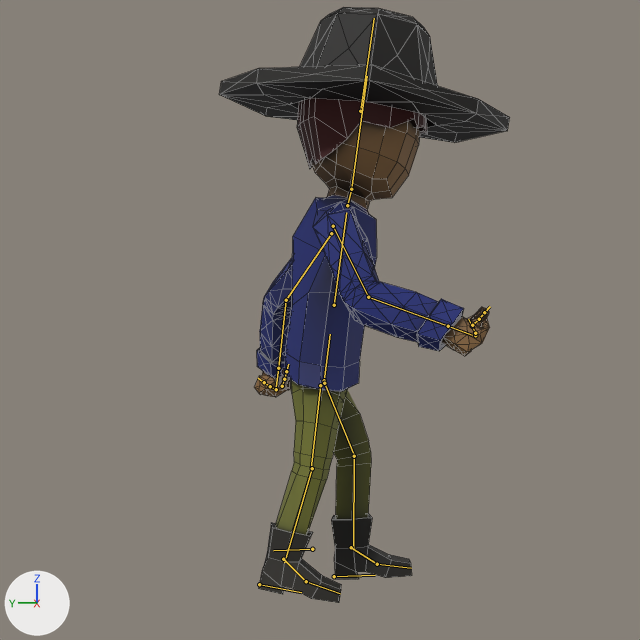
Before and after pictures for a commit that changed the Blender file art/ray/project.blend.
Before and after are seen from the file's camera 'Right-Camera'. Every picture has the same lights, and +X, +Y and +Z are marked at lower left. The first picture is the older version. Both versions are drawn at frame 1 of the action 'Run-1'; the numbers are the values there. The bones that change, and the others that lie on the model, are drawn over the model as lines. Mesh edges are drawn as thin lines.

The first picture shows 'Character'.
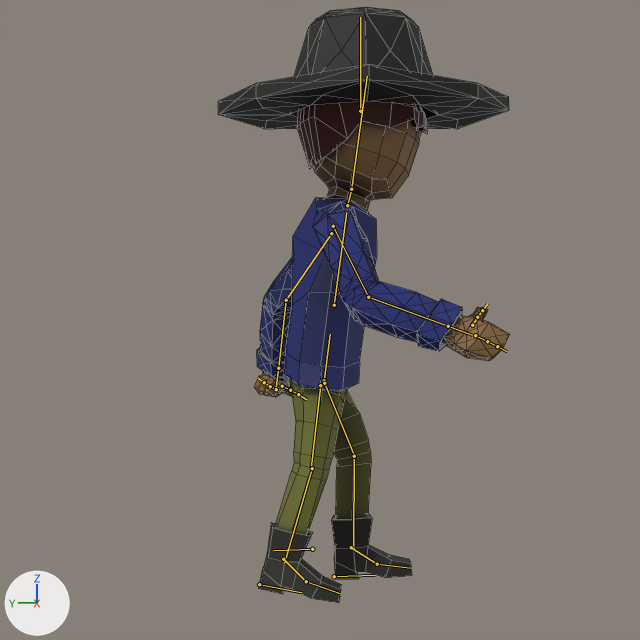
The edits, one by one:
Bone 'Hat' (bone_hat) turns from (8, 0, 0) to (0, 0, 0) degrees about its own x, y and z.
Bone 'Thumb01.L' (bone_thumb01_l) turns from (-31, -11, 61) to (0, 0, 0) degrees about its own x, y and z.
Bone 'Finger01.R' (bone_finger01_r) turns from (24, 43, -64) to (0, 0, 0) degrees about its own x, y and z.
Bone 'Thumb01.R' (bone_thumb01_r) turns from (-48, 102, -47) to (0, 0, 0) degrees about its own x, y and z.

Pixel boxes (x1, y1, x2, y2) of what changed, in the pictures (640 x 640 px):
'Character', posed: before (219, 7, 509, 603); after (218, 7, 510, 603)
bone 'Hat', root to tip: before (360, 111) to (374, 18); after (360, 111) to (360, 17)
bone 'Thumb01.L', root to tip: before (282, 386) to (284, 379); after (282, 386) to (290, 390)
bone 'Finger01.R', root to tip: before (475, 335) to (475, 333); after (475, 335) to (487, 341)
bone 'Thumb01.R', root to tip: before (472, 325) to (479, 319); after (472, 325) to (477, 317)
